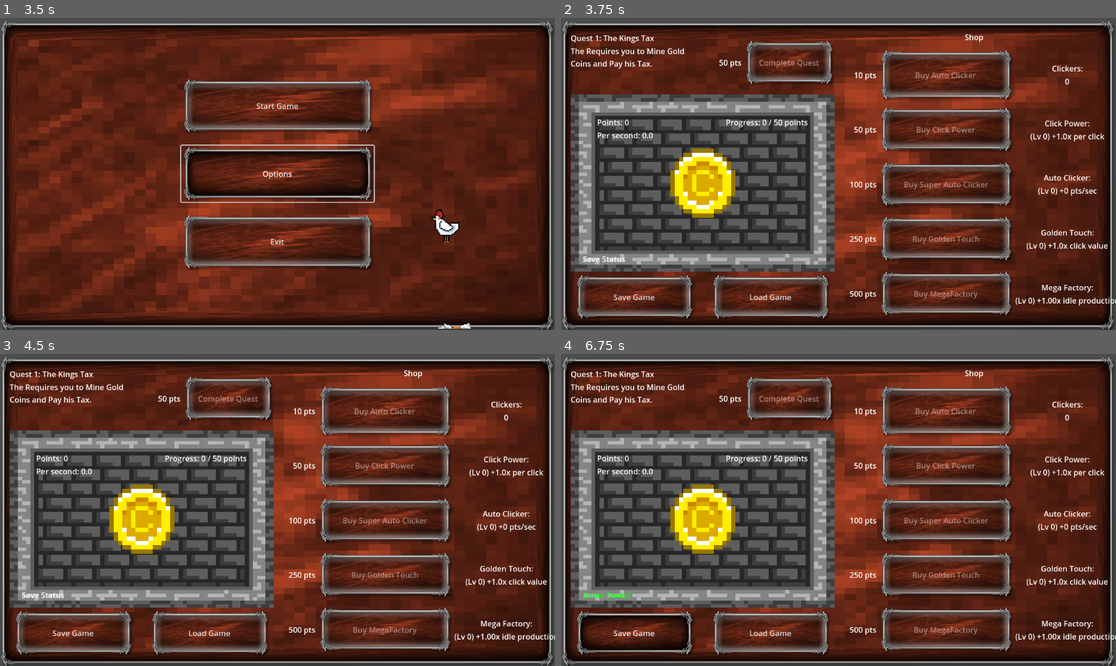
Above: before the commit, frames 1-4 (two rows, left to right).
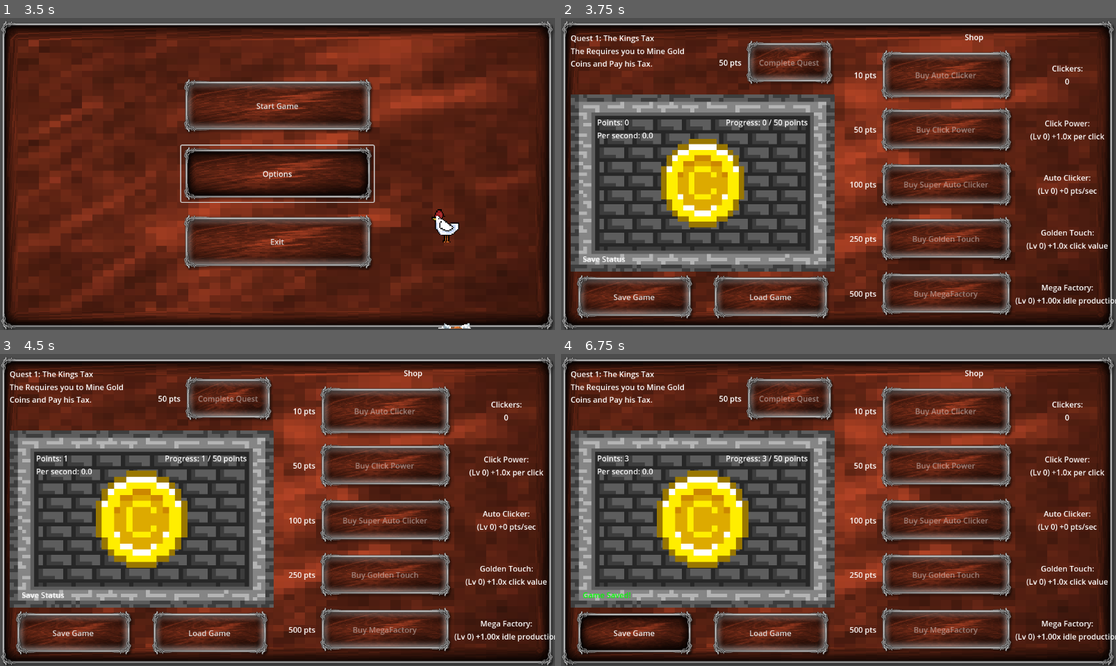
Above: after the commit, the same moments.

Repository: SamuelMTack/Push-Out-Games
Game: Godot game, scene res://main_ui.tscn
The game is run twice, just before and just after one commit, with the same random seed, the same clock (stepped at 60 frames per second) and the same inputs.
Inputs (mouse positions are in pixels of both pictures, inside the frame that each line leads up to):
- Up to frame 1 (3.5 s): click "Start Game" at 0.5 s; click "Start Game" at 1.25 s; click "Start Game" at 2 s; click "Options" at 2.75 s
- Up to frame 2 (3.75 s): no input
- Up to frame 3 (4.5 s): click (144, 519) at 4.25 s
- Up to frame 4 (6.75 s): click (705, 519) at 5 s; click (705, 519) at 5.75 s; click "Save Game" at 6.5 s

Frame 1 is identical in both runs. In frame 2, 2.8% of the frame differs, in the area x 18-34%, y 38-68%; in frame 3, 3.8%, in the area x 11-38%, y 32-69%; in frame 4, 3.8%.

Commit message:
Fixed Coin Clicking

Diff:
--- a/Kings Coin/Scripts/node_2d.gd
+++ b/Kings Coin/Scripts/node_2d.gd
@@ -173,6 +173,7 @@
 	click_button.scale = Vector2(1, 1)
 	var tween = create_tween()
 	tween.tween_property(click_button, "scale", Vector2(1.1, 1.1), 0.1)
+
 
 func _on_timer_last_click_timeout() -> void:
 	while gpu_particles_2d.amount_ratio > 0:
--- a/Kings Coin/node_2d.tscn
+++ b/Kings Coin/node_2d.tscn
@@ -12,7 +12,7 @@
 particles_animation = true
 particles_anim_h_frames = 8
 particles_anim_v_frames = 1
-particles_anim_loop = false
+particles_anim_loop = true
 
 [sub_resource type="ParticleProcessMaterial" id="ParticleProcessMaterial_rj586"]
 particle_flag_disable_z = true
@@ -217,34 +217,44 @@
 horizontal_alignment = 2
 vertical_alignment = 1
 
+[node name="MarginContainer" type="MarginContainer" parent="Main_UI_Background/MarginContainer/HBoxContainer/VBoxContainer/Clickarea"]
+layout_mode = 1
+anchors_preset = 15
+anchor_right = 1.0
+anchor_bottom = 1.0
+grow_horizontal = 2
+grow_vertical = 2
+theme_override_constants/margin_left = 25
+theme_override_constants/margin_bottom = 15
+
+[node name="SaveStatusLabel" type="Label" parent="Main_UI_Background/MarginContainer/HBoxContainer/VBoxContainer/Clickarea/MarginContainer"]
+unique_name_in_owner = true
+layout_mode = 2
+size_flags_vertical = 10
+text = "Save Status"
+
 [node name="Control" type="Control" parent="Main_UI_Background/MarginContainer/HBoxContainer/VBoxContainer/Clickarea"]
 layout_mode = 1
+anchor_left = 0.25
+anchor_top = 0.25
+anchor_right = 0.75
+anchor_bottom = 0.75
+grow_horizontal = 2
+grow_vertical = 2
+
+[node name="ClickButton" type="TextureButton" parent="Main_UI_Background/MarginContainer/HBoxContainer/VBoxContainer/Clickarea/Control"]
+unique_name_in_owner = true
+z_index = 50
+layout_mode = 1
 anchors_preset = 15
 anchor_right = 1.0
 anchor_bottom = 1.0
 grow_horizontal = 2
 grow_vertical = 2
-
-[node name="ClickButton" type="TextureButton" parent="Main_UI_Background/MarginContainer/HBoxContainer/VBoxContainer/Clickarea/Control"]
-unique_name_in_owner = true
-z_index = 10
-layout_mode = 1
-anchors_preset = 8
-anchor_left = 0.5
-anchor_top = 0.5
-anchor_right = 0.5
-anchor_bottom = 0.5
-offset_left = -22.5
-offset_top = -24.0
-offset_right = 22.5
-offset_bottom = 24.0
-grow_horizontal = 2
-grow_vertical = 2
-scale = Vector2(3, 3)
-pivot_offset = Vector2(22.5, 24)
+pivot_offset = Vector2(137, 92)
 size_flags_stretch_ratio = 0.0
 texture_normal = ExtResource("2_u7krg")
-stretch_mode = 4
+stretch_mode = 5
 
 [node name="ButtonClickSFXCoinButton" type="AudioStreamPlayer2D" parent="Main_UI_Background/MarginContainer/HBoxContainer/VBoxContainer/Clickarea/Control/ClickButton"]
 unique_name_in_owner = true
@@ -254,22 +264,6 @@
 unique_name_in_owner = true
 wait_time = 2.0
 one_shot = true
-
-[node name="MarginContainer" type="MarginContainer" parent="Main_UI_Background/MarginContainer/HBoxContainer/VBoxContainer/Clickarea"]
-layout_mode = 1
-anchors_preset = 15
-anchor_right = 1.0
-anchor_bottom = 1.0
-grow_horizontal = 2
-grow_vertical = 2
-theme_override_constants/margin_left = 25
-theme_override_constants/margin_bottom = 15
-
-[node name="SaveStatusLabel" type="Label" parent="Main_UI_Background/MarginContainer/HBoxContainer/VBoxContainer/Clickarea/MarginContainer"]
-unique_name_in_owner = true
-layout_mode = 2
-size_flags_vertical = 10
-text = "Save Status"
 
 [node name="VBoxContainer" type="VBoxContainer" parent="Main_UI_Background/MarginContainer/HBoxContainer/VBoxContainer"]
 layout_mode = 2
